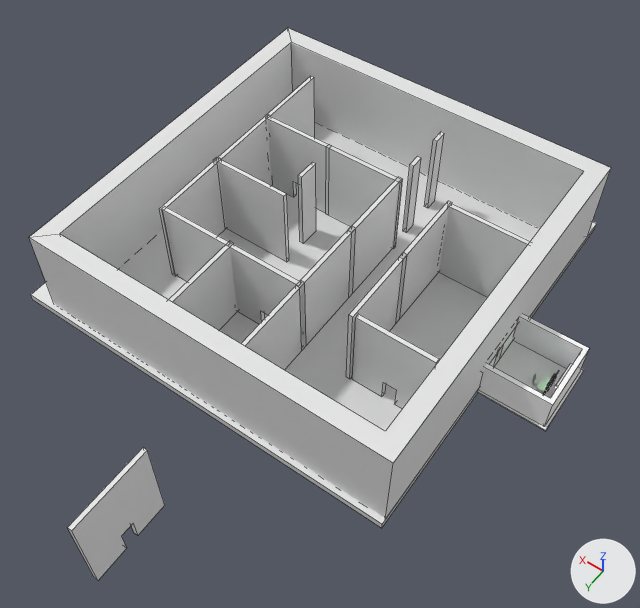
The FBX model Assets/Ressources/Blender/map_v0.fbx, before and after one commit.
The view is the same before and after, from a 50 mm lens placed at (-2.53, 12.2, 17.58), pointed at (4.93, 1.75, 1.16). The lights are fixed; the arrows at lower right show +X, +Y and +Z. Mesh edges are drawn as thin lines on the coarser meshes. Where no turn or scale is listed for an object, it has been applied to the vertices.
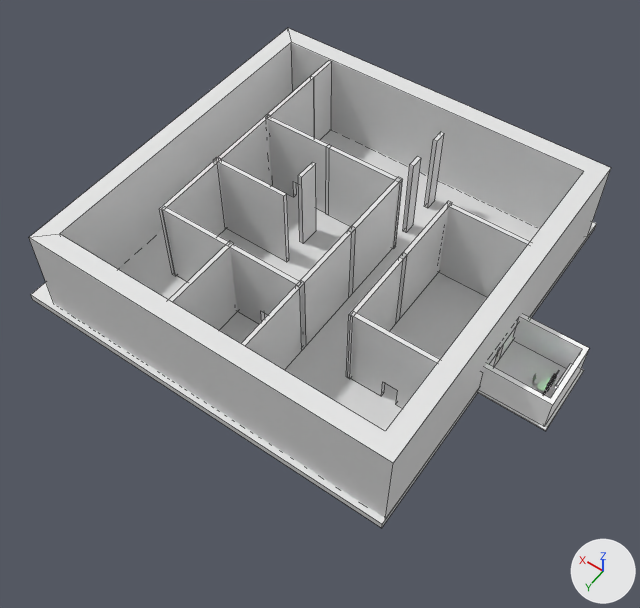
Pixel boxes [x1, y1, x2, y2] of what changed, in the pictures (640 x 608 px):
'Cube.025', reshaped, moved, rescaled (78% narrower, 40% shorter)
    before: [67, 448, 165, 580]
    after: [311, 61, 332, 140]

Edits to the bpy script that builds the scene:
```text
Change ob_cube_025:
    ob_cube_025: bpy.data.objects.new('Cube.025', me_cube_018) -> bpy.data.objects.new('Cube.025', me_cube_017)
    ob_cube_025.location: (5.0, 8.4, 1.3) -> (9.0, -4.0, 1.3)
    ob_cube_025.scale: (0.0557, 1.0, 1.2) -> (0.0557, 0.43, 1.2)
```
